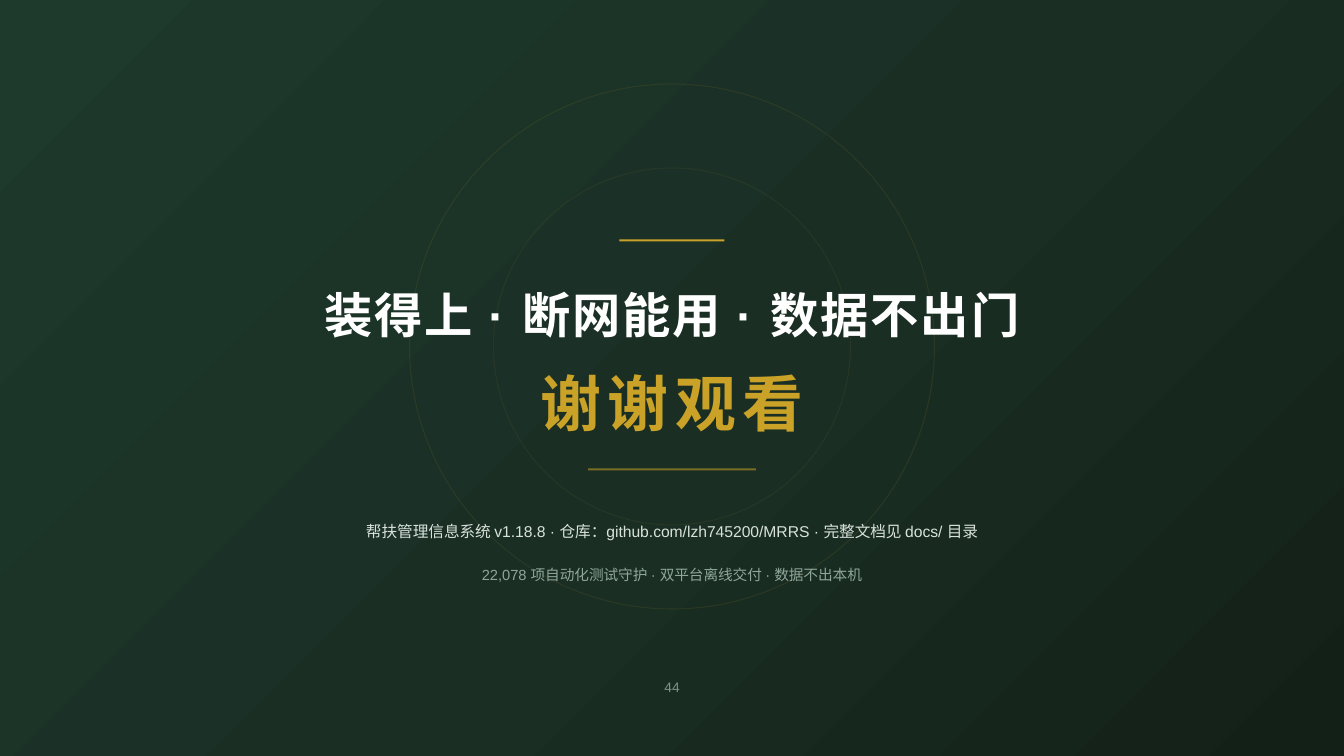
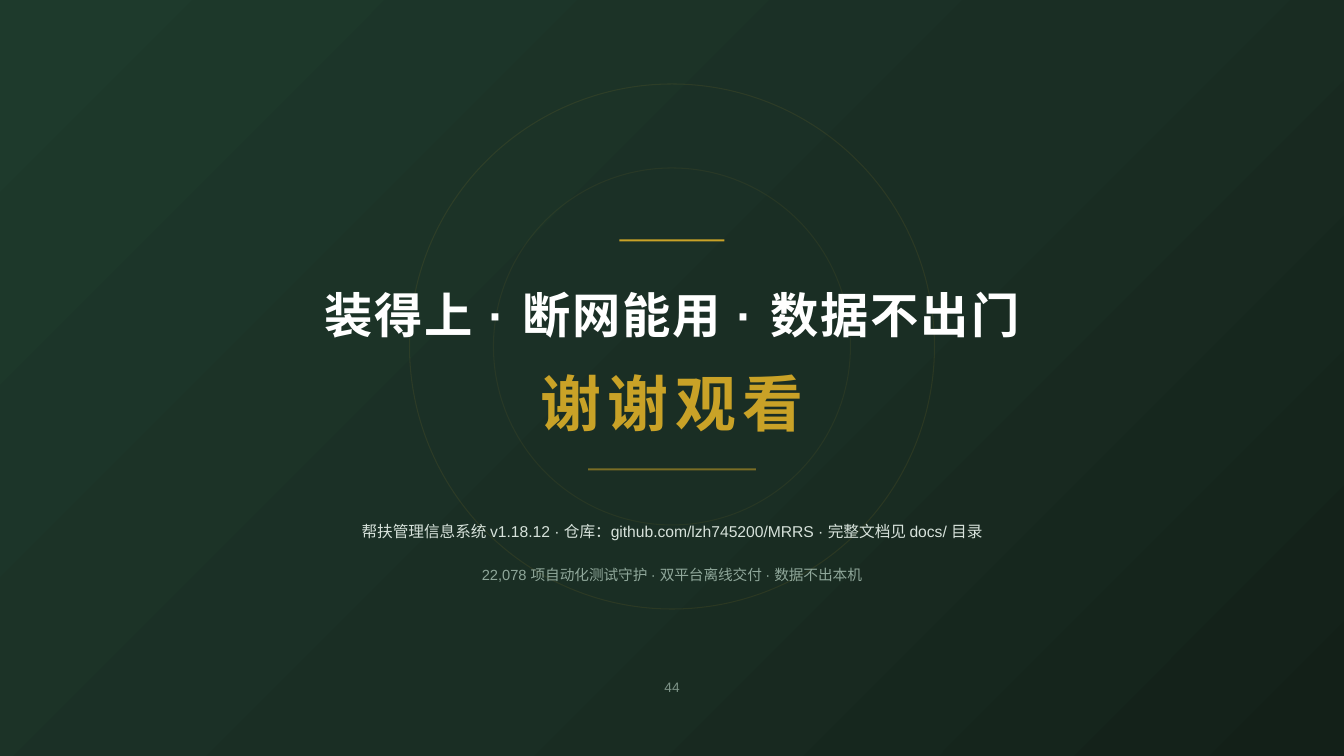
Before and after one commit to lzh745200/MRRS, a slide deck: slide 44 of docs/帮扶管理信息系统介绍-零基础版.pptx. Drawn at 1344x756 pixels with LibreOffice and Linux fonts; fonts in the diff are those of the drawing. Boxes give left, top, right and bottom in pixels: in the first picture for what was removed or moved away, otherwise in the second. Text is boxed around its words. In the diff, an @@ line names an element or a change of style, - is before the commit and + after.

Commit message:
docs(ppt): 另两个配套 PPT 版本标记 V1.18.8 → V1.18.12（操作培训 55 处 / 零基础版 40 处）
此前这两个文件被 WPS 演示占用（写盘 PermissionError），用户关闭后补齐：
  · `帮扶管理信息系统-操作培训.pptx`（60 页）55 处页脚/封面标记
  · `帮扶管理信息系统介绍-零基础版.pptx`（44 页）40 处

同样只改「当前版本标记」，历史版本表（如 `v1.18.2 → v1.18.8：六版收口要点`）保持原样。
三个 PPT 现在统一为 V1.18.12。

复核：三个 PPT 的版本标记扫描均为 V1.18.12（介绍版仍保留历史条目 v1.18.8 等）；
溢出检查未新增（介绍 373 / 操作培训 与 零基础版 与改动前一致，纯文本替换不改变排版）。

```diff
--- a/docs/帮扶管理信息系统介绍-零基础版.pptx
+++ b/docs/帮扶管理信息系统介绍-零基础版.pptx
@@ text at (x1=362, y1=524, x2=982, y2=540): text changed @@
-帮扶管理信息系统 v1.18.8 · 仓库：github.com/lzh745200/MRRS · 完整文档见 docs/ 目录
+帮扶管理信息系统 v1.18.12 · 仓库：github.com/lzh745200/MRRS · 完整文档见 docs/ 目录
```
Also in this commit, not shown: 39 other slides changed, 1 other file.
